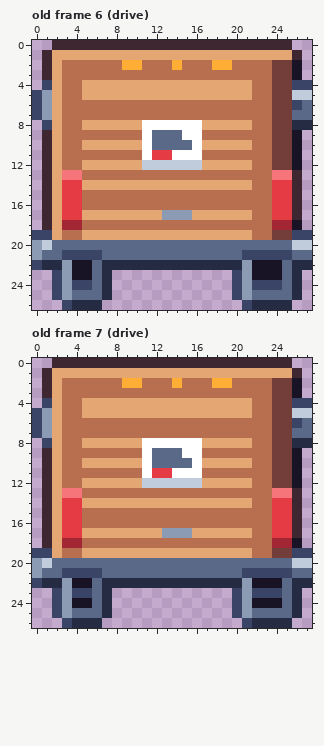
Pixel-art file -- art/depths/delivery-truck@50.aseprite. The picture above was drawn from the file before the commit.
28x27 pixels, 8 frames. Shown: old frame 6 (drive), old frame 7 (drive). The commit also changed other frames, which this record leaves out.
And afterwards:
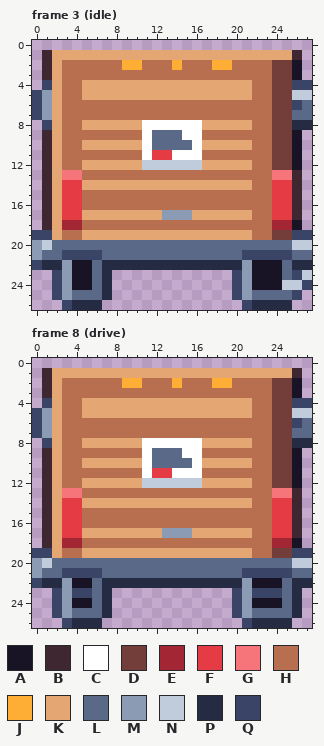
Palette (. is transparent): A #181425  B #3e2731  C #ffffff  D #733e39  E #a22633  F #e43b44  G #f6757a  H #b86f50  J #feae34  K #e4a672  L #5a6988  M #8b9bb4  N #c0cbdc  P #262b44  Q #3a4466
A new or re-ordered frame is compared with the old frame closest to it.
The edit:
{"change": "frames re-ordered"}
{"where": "frame 3 (idle) against old frame 6 (drive)"}
{"frame":3,"y":0,"x":2,"old":"BBBBBBBBBBBBBBBBBBBBBBBB","new":"........................"}
{"frame":3,"y":23,"x":26,"old":"P.","new":"QN"}
{"frame":3,"y":24,"x":4,"old":"QQ","new":"AA"}
{"frame":3,"y":24,"x":22,"old":"QQQLP.","new":"AAANNQ"}
{"frame":3,"y":25,"x":26,"old":"P","new":"Q"}
{"where": "frame 8 (drive) against old frame 7 (drive)"}
{"frame":8,"y":0,"x":2,"old":"BBBBBBBBBBBBBBBBBBBBBBBB","new":"........................"}
{"label":"erased","picture_box":[52,40,292,50]}
{"label":"changed","picture_box":[252,270,312,300]}
{"label":"changed","picture_box":[72,280,92,290]}
{"label":"erased","picture_box":[52,358,292,368]}
